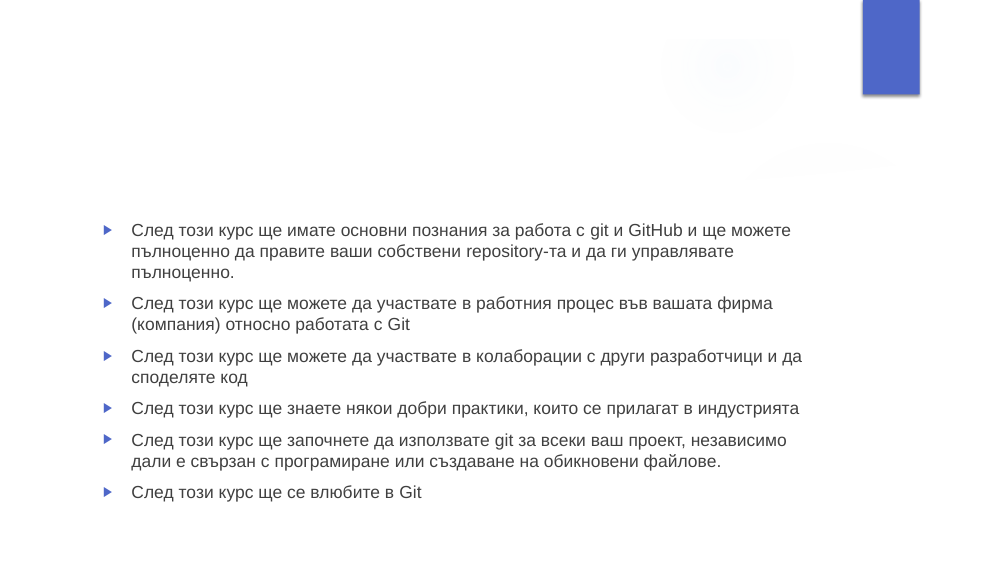
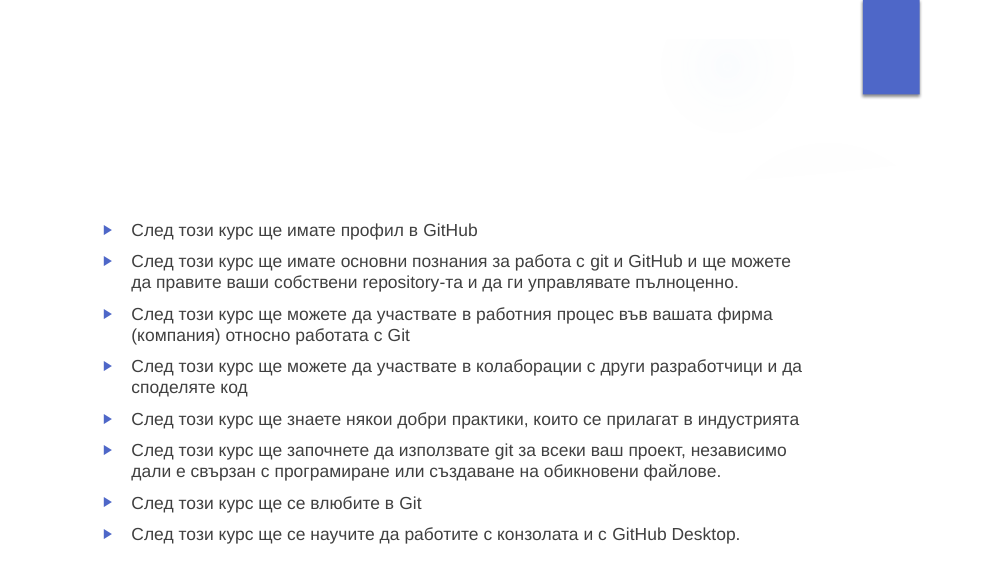
Before and after one commit to velizar92/CSharp-Programming-Presentations, a slide deck: slide 2 of Git and GitHub.pptx. Drawn at 1008x567 pixels with LibreOffice and Linux fonts; fonts in the diff are those of the drawing; background and template pictures are left out. Boxes give left, top, right and bottom in pixels: in the first picture for what was removed or moved away, otherwise in the second. Text is boxed around its words. In the diff, an @@ line names an element or a change of style, - is before the commit and + after.

```diff
--- a/Git and GitHub.pptx
+++ b/Git and GitHub.pptx
@@ text at (131,223,791,292): text changed @@
-▶ След този курс ще имате основни познания за работа с git и GitHub и ще можете пълноценно да правите ваши собствени repository-та и да ги управлявате пълноценно.
+▶ След този курс ще имате профил в GitHub
+▶ След този курс ще имате основни познания за работа с git и GitHub и ще можете да правите ваши собствени repository-та и да ги управлявате пълноценно.
@@ text at (131,527,741,544): paragraph added @@
+▶ След този курс ще се научите да работите с конзолата и с GitHub Desktop.
```
Also in this commit, not shown: 3 other slides changed, 5 slides added, 1 other file.
